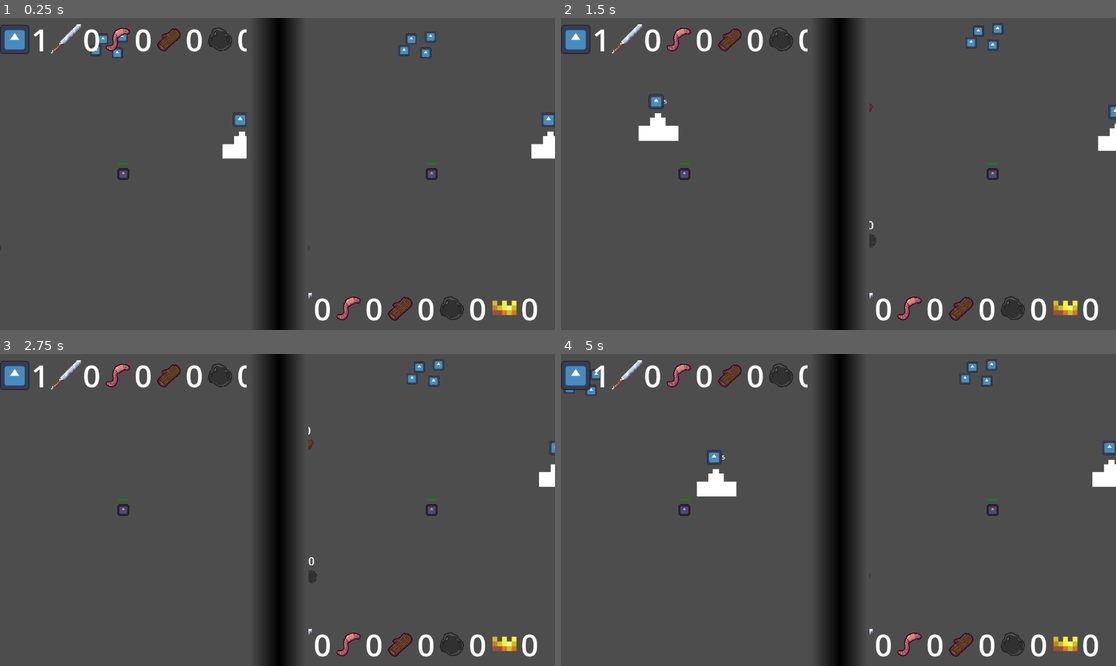
Above: before the commit, frames 1-4 (two rows, left to right).
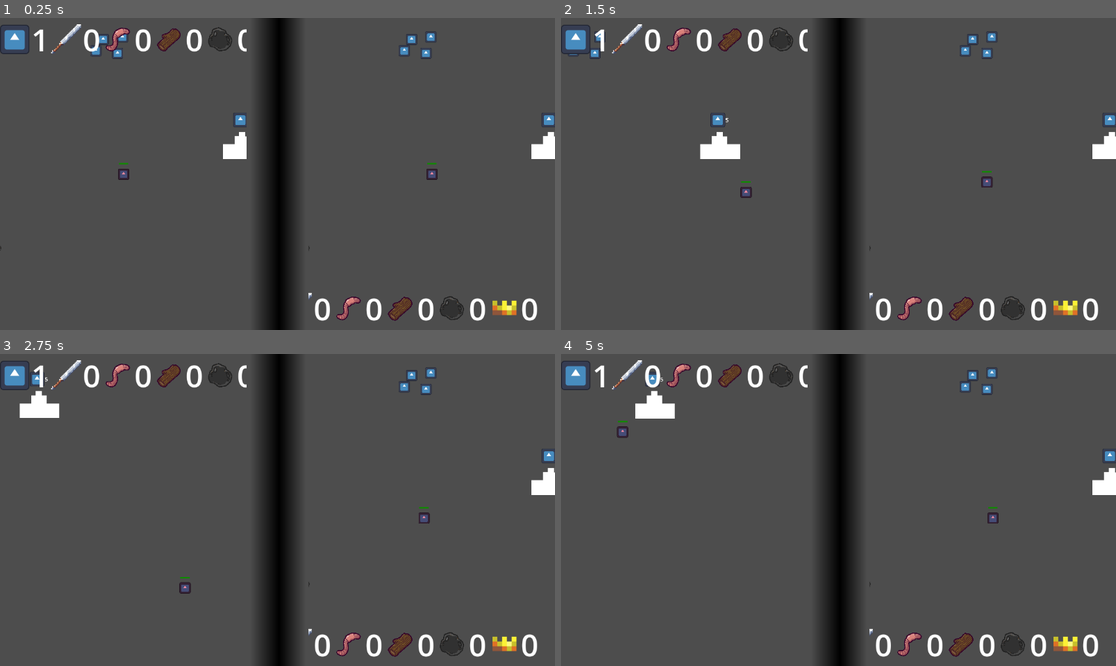
Above: after the commit, the same moments.

Repository: pradoh97/horde
Game: Godot game, scene res://pvp_game.tscn
Same seed, same stepped clock (60 frames per second), same inputs: the game is played once before the commit and once after it. This scene is started directly instead of the project's main scene. The engine's default icon, where the game draws it, is replaced by a stand-in: a white triangle on a blue panel in a dark square.
Inputs (mouse positions are in pixels of both pictures, inside the frame that each line leads up to):
- Up to frame 1 (0.25 s): no input
- Up to frame 2 (1.5 s): tap Enter at 0.5 s; move the mouse to (960, 158) at 0.52 s; hold D (right_p1) 0.53-1.28 s; tap Down (down_p2) at 0.6 s; move the mouse to (727, 189) at 1.27 s; hold S (down_p1) from 1.28 s (still down); tap Left (left_p2) at 1.35 s
- Up to frame 3 (2.75 s): move the mouse to (333, 441) at 2.02 s; release S (down_p1) at 2.03 s; hold D (right_p1) from 2.03 s (still down); click (333, 441) at 2.1 s
- Up to frame 4 (5 s): move the mouse to (810, 572) at 2.77 s; release D (right_p1) at 2.78 s; hold W (up_p1) 2.78-3.53 s; tap Mouse wheel down (mouse_scroll_down) at 2.85 s; move the mouse to (1005, 556) at 3.52 s; hold Mouse wheel up (mouse_scroll_up) 3.53-4.28 s; hold A (left_p1) from 3.53 s (still down); move the mouse to (672, 463) at 4.27 s; tap Right (right_p2) at 4.35 s

The runs differ from the first frame. In frame 1, 0.2% of the frame differs, in the area x 0-100%, y 4-75%; in frame 2, 2.1%, in the area x 1-100%, y 1-75%; in frame 3, 1.5%; in frame 4, 2.1%.

Commit message:
Move camera to own scene

Diff:
--- /dev/null
+++ b/player/camera.tscn
@@ -0,0 +1,13 @@
+[gd_scene load_steps=2 format=3 uid="uid://ddg1hmtul38yu"]
+
+[ext_resource type="Script" uid="uid://frlxd6kknd4j" path="res://player/camera.gd" id="1_e32tf"]
+
+[node name="Camera2D" type="Camera2D"]
+drag_horizontal_enabled = true
+drag_vertical_enabled = true
+drag_left_margin = 0.5
+drag_top_margin = 0.5
+drag_right_margin = 0.5
+drag_bottom_margin = 0.5
+script = ExtResource("1_e32tf")
+initial_zoom_percentage = 1.0
--- a/pvp_game.tscn
+++ b/pvp_game.tscn
@@ -2,8 +2,8 @@
 
 [ext_resource type="Script" uid="uid://b44ktaers706o" path="res://pvp_game.gd" id="1_kdvxg"]
 [ext_resource type="PackedScene" uid="uid://ckfu7he0vgiab" path="res://pvp.tscn" id="1_naeid"]
-[ext_resource type="Script" uid="uid://frlxd6kknd4j" path="res://player/camera_2d.gd" id="3_7iun5"]
 [ext_resource type="PackedScene" uid="uid://cv8bjon3iyvf4" path="res://player/ui.tscn" id="4_yehle"]
+[ext_resource type="PackedScene" uid="uid://ddg1hmtul38yu" path="res://player/camera.tscn" id="5_g0aon"]
 
 [sub_resource type="Gradient" id="Gradient_yehle"]
 offsets = PackedFloat32Array(0.053333335, 0.52666664, 0.96)
@@ -40,14 +40,13 @@
 [node name="Level" parent="VBoxContainer/SubViewportContainer/SubViewport" instance=ExtResource("1_naeid")]
 position = Vector2(281, 169)
 
-[node name="Player1Camera" type="Camera2D" parent="VBoxContainer/SubViewportContainer/SubViewport"]
-unique_name_in_owner = true
-position = Vector2(579, 150)
-script = ExtResource("3_7iun5")
-initial_zoom_percentage = 0.2
-
 [node name="Player1UI" parent="VBoxContainer/SubViewportContainer/SubViewport" instance=ExtResource("4_yehle")]
 unique_name_in_owner = true
+
+[node name="Player1Camera" parent="VBoxContainer/SubViewportContainer/SubViewport" instance=ExtResource("5_g0aon")]
+unique_name_in_owner = true
+position = Vector2(0, -83)
+initial_zoom_percentage = 0.2
 
 [node name="TextureRect" type="TextureRect" parent="VBoxContainer"]
 layout_mode = 2
@@ -64,13 +63,12 @@
 size = Vector2i(512, 648)
 render_target_update_mode = 4
 
-[node name="Player2Camera" type="Camera2D" parent="VBoxContainer/SubViewportContainer2/SubViewport"]
-unique_name_in_owner = true
-position = Vector2(568, 180)
-script = ExtResource("3_7iun5")
-initial_zoom_percentage = 0.2
-
 [node name="Player2UI" parent="VBoxContainer/SubViewportContainer2/SubViewport" instance=ExtResource("4_yehle")]
 unique_name_in_owner = true
 
+[node name="Player2Camera" parent="VBoxContainer/SubViewportContainer2/SubViewport" instance=ExtResource("5_g0aon")]
+unique_name_in_owner = true
+position = Vector2(0, -83)
+initial_zoom_percentage = 0.2
+
 [connection signal="army_ready" from="VBoxContainer/SubViewportContainer/SubViewport/Level" to="." method="_on_level_army_ready"]
--- a/single_player.tscn
+++ b/single_player.tscn
@@ -3,7 +3,7 @@
 [ext_resource type="Script" uid="uid://buhwamjhhmanh" path="res://level.gd" id="1_yqrgk"]
 [ext_resource type="Script" uid="uid://dwgxsi4vbqent" path="res://player/mouse.gd" id="2_wbw6n"]
 [ext_resource type="PackedScene" uid="uid://dmrc341gv6ohb" path="res://army/army.tscn" id="3_qyajh"]
-[ext_resource type="Script" uid="uid://frlxd6kknd4j" path="res://player/camera_2d.gd" id="4_36k1t"]
+[ext_resource type="PackedScene" uid="uid://ddg1hmtul38yu" path="res://player/camera.tscn" id="4_wbw6n"]
 [ext_resource type="PackedScene" uid="uid://dfvp6yysbr662" path="res://minion/minion.tscn" id="5_05g3g"]
 [ext_resource type="PackedScene" uid="uid://5vjdi3lh2uj8" path="res://resources/generators/wood_mine.tscn" id="6_nodma"]
 [ext_resource type="PackedScene" uid="uid://feywkuh1juuv" path="res://resources/generators/food_farm.tscn" id="7_v8cud"]
@@ -36,16 +36,8 @@
 [node name="Army" parent="." instance=ExtResource("3_qyajh")]
 position = Vector2(-113, -2477)
 
-[node name="Camera2D" type="Camera2D" parent="Army"]
+[node name="Camera2D" parent="Army" instance=ExtResource("4_wbw6n")]
 position = Vector2(0, -83)
-drag_horizontal_enabled = true
-drag_vertical_enabled = true
-drag_left_margin = 0.5
-drag_top_margin = 0.5
-drag_right_margin = 0.5
-drag_bottom_margin = 0.5
-script = ExtResource("4_36k1t")
-initial_zoom_percentage = 1.0
 
 [node name="WildMinions" type="Node2D" parent="."]
 position = Vector2(769, -1070)
Renamed: player/camera_2d.gd -> player/camera.gd
Renamed: player/camera_2d.gd.uid -> player/camera.gd.uid
